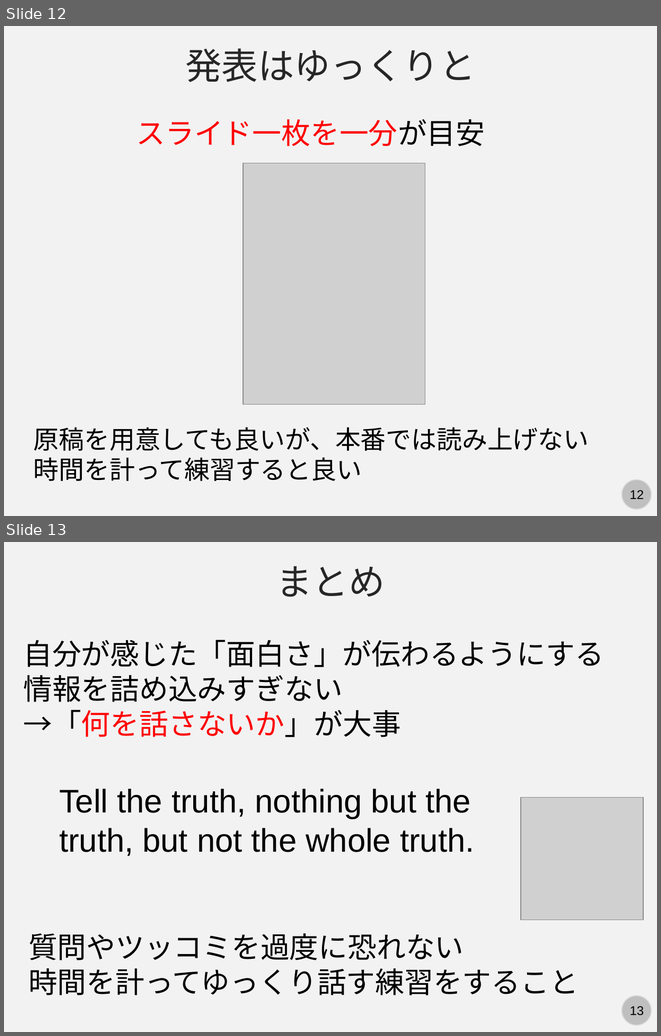
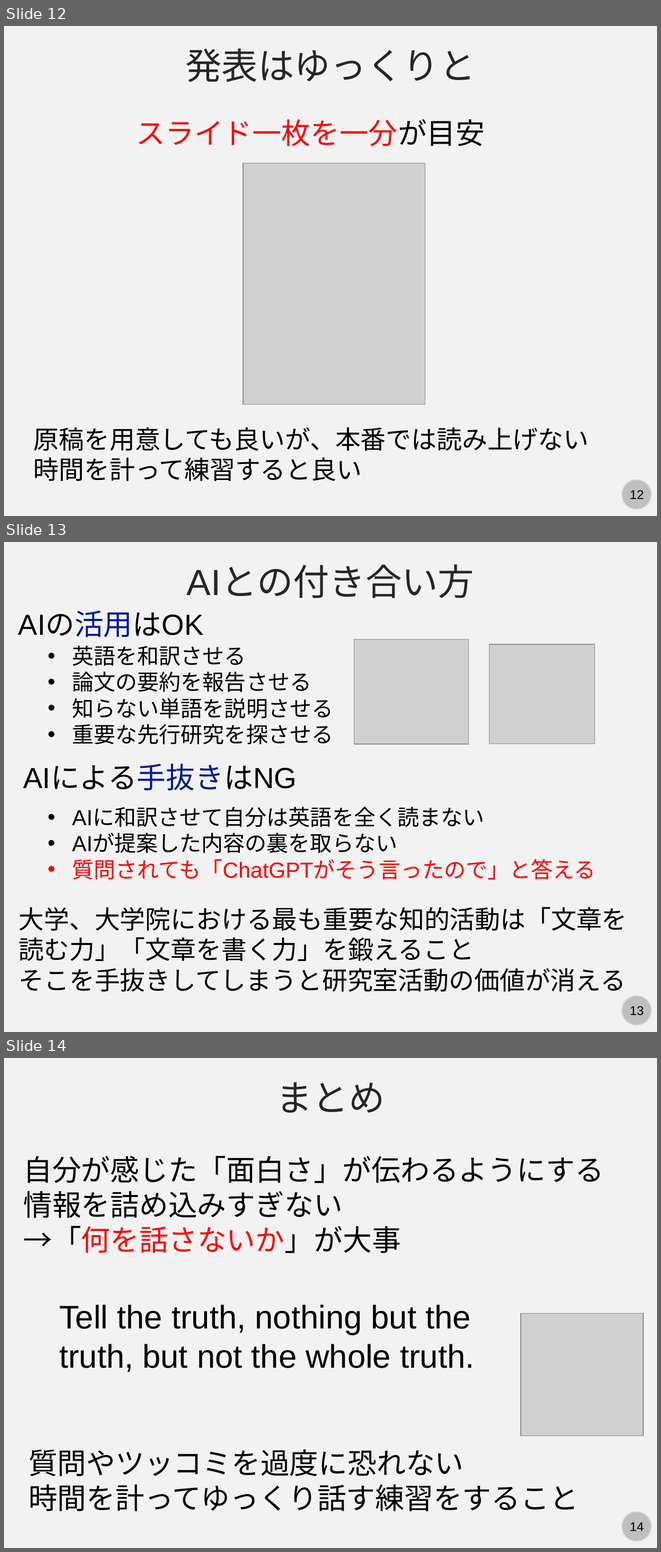
Before and after one commit to kaityo256/lab_startup, a slide deck: howtoreview/howtoreview.pptx. Shown one above the other, each under a label of ours: slides 12 and 13 before the commit, slides 12, 13 and 14 after it. The pictures are 661x1036 and 661x1552 pixels, drawn with LibreOffice and Linux fonts; fonts in the diff are those of the drawing; grey boxes stand for pictures. Boxes give left, top, right and bottom in pixels: in the first picture for what was removed or moved away, otherwise in the second. Text is boxed around its words. In the diff, an @@ line names an element or a change of style, - is before the commit and + after.

```diff
--- a/howtoreview/howtoreview.pptx
+++ b/howtoreview/howtoreview.pptx
@@ slide 13 added at <box>4,542,657,1032</box>, background #F2F2F2; not listed: 2 template elements that a slide beside it also shows @@
@@ text added at <box>187,566,475,598</box>, 40 pt, text #262626 @@
+AIとの付き合い方
@@ text added at <box>18,611,204,637</box>, 32 pt, text #000000 @@
+AIの活用はOK
@@ text added at <box>72,645,333,744</box>, 24 pt, text #000000 @@
+• 英語を和訳させる
+• 論文の要約を報告させる
+• 知らない単語を説明させる
+• 重要な先行研究を探させる
@@ picture added at <box>354,640,468,744</box> @@
@@ picture added at <box>489,644,594,744</box> @@
@@ text added at <box>23,765,297,791</box>, 32 pt, text #000000 @@
+AIによる手抜きはNG
@@ text added at <box>72,808,595,880</box>, 24 pt, text #000000 @@
+• AIに和訳させて自分は英語を全く読まない
+• AIが提案した内容の裏を取らない
+• 質問されても「ChatGPTがそう言ったので」と答える
@@ text added at <box>19,907,627,991</box>, 28 pt, text #000000 @@
+大学、大学院における最も重要な知的活動は「文章を読む力」「文章を書く力」を鍛えること
+そこを手抜きしてしまうと研究室活動の価値が消える
@@ what was slide 13 is now slide 14 @@
@@ page number at <box>630,1522,644,1531</box>: text changed @@
-13
+14
```
Also in this commit, not shown: 1 slide changed.
